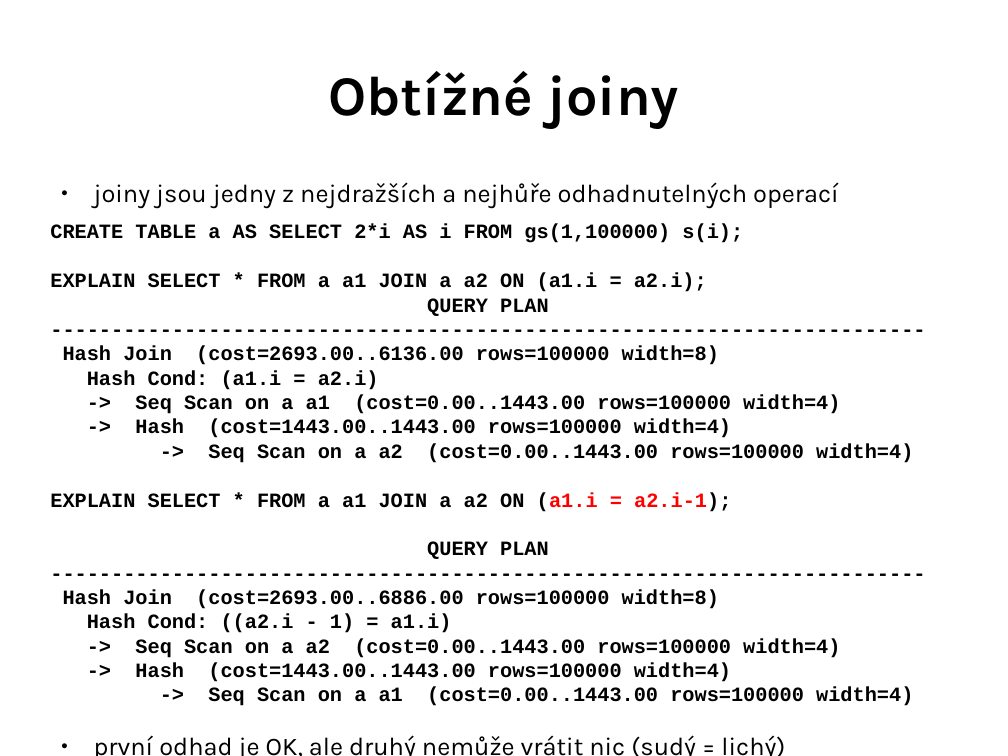
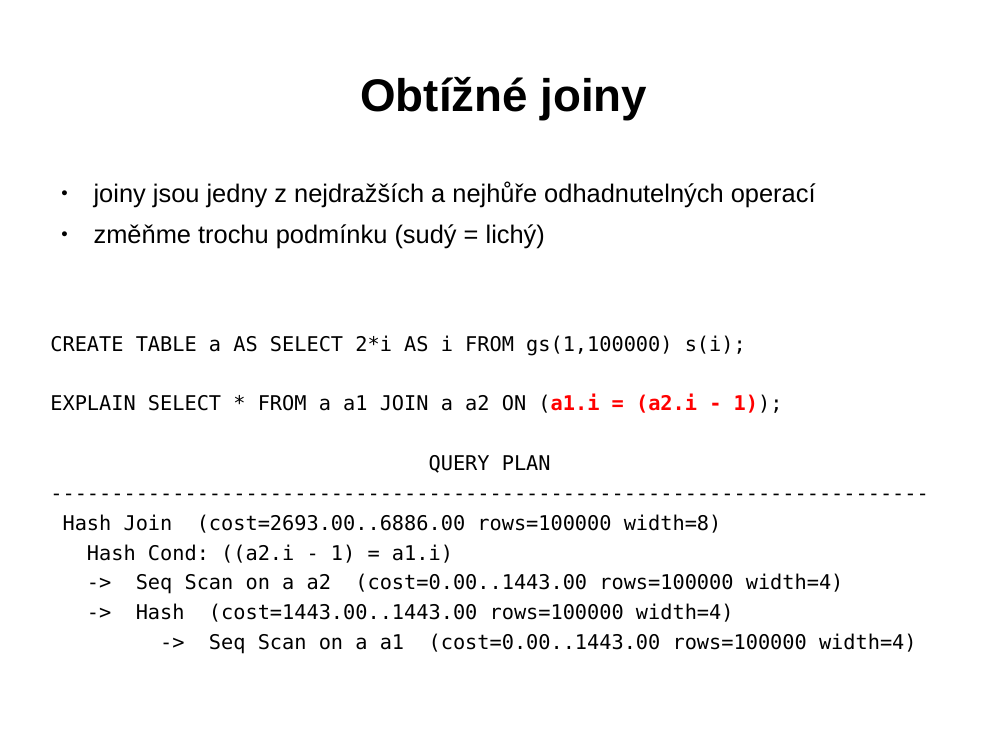
Before and after one commit to tvondra/explain_training, a slide deck: slide 34 of explain-training.odp (slide 23 before the commit). Drawn at 1008x756 pixels with LibreOffice and Linux fonts; fonts in the diff are those of the drawing. Boxes give left, top, right and bottom in pixels: in the first picture for what was removed or moved away, otherwise in the second. Text is boxed around its words. In the diff, an @@ line names an element or a change of style, - is before the commit and + after.

```diff
--- a/explain-training.odp
+++ b/explain-training.odp
@@ title "Obtížné joiny" at [360,77,648,120]: size 44 to 36 pt, font Karla to Arial @@
@@ text at [50,181,917,654]: paragraph removed @@
-● první odhad je OK, ale druhý nemůže vrátit nic (sudý = lichý)
@@ text at [50,181,917,654]: font Karla to Arial in "joiny jsou jedny z nejdražších a nejhůře ..."; font Courier New to DejaVu Sans Mono, bold off in "CREATE TABLE a AS SELECT 2*i AS ...", "QUERY PLAN", "------------------------------------------------------------ ...", "Hash Join (cost=2693.00..6886.00 rows=100000 width=8)" and 4 more places; more space between paragraphs @@
@@ text at [94,224,545,249]: paragraph added @@
+● změňme trochu podmínku (sudý = lichý)
@@ text at [50,394,783,413]: text changed; font Courier New to DejaVu Sans Mono; bold off @@
-EXPLAIN SELECT * FROM a a1 JOIN a a2 ON (a1.i = a2.i);
-QUERY PLAN
-------------------------------------------------------------------------
-Hash Join (cost=2693.00..6136.00 rows=100000 width=8)
-Hash Cond: (a1.i = a2.i)
--> Seq Scan on a a1 (cost=0.00..1443.00 rows=100000 width=4)
--> Hash (cost=1443.00..1443.00 rows=100000 width=4)
--> Seq Scan on a a2 (cost=0.00..1443.00 rows=100000 width=4)
-EXPLAIN SELECT * FROM a a1 JOIN a a2 ON (a1.i = a2.i-1);
+EXPLAIN SELECT * FROM a a1 JOIN a a2 ON (a1.i = (a2.i - 1));
```
Also in this commit, not shown: 75 other slides changed, 16 slides added.
